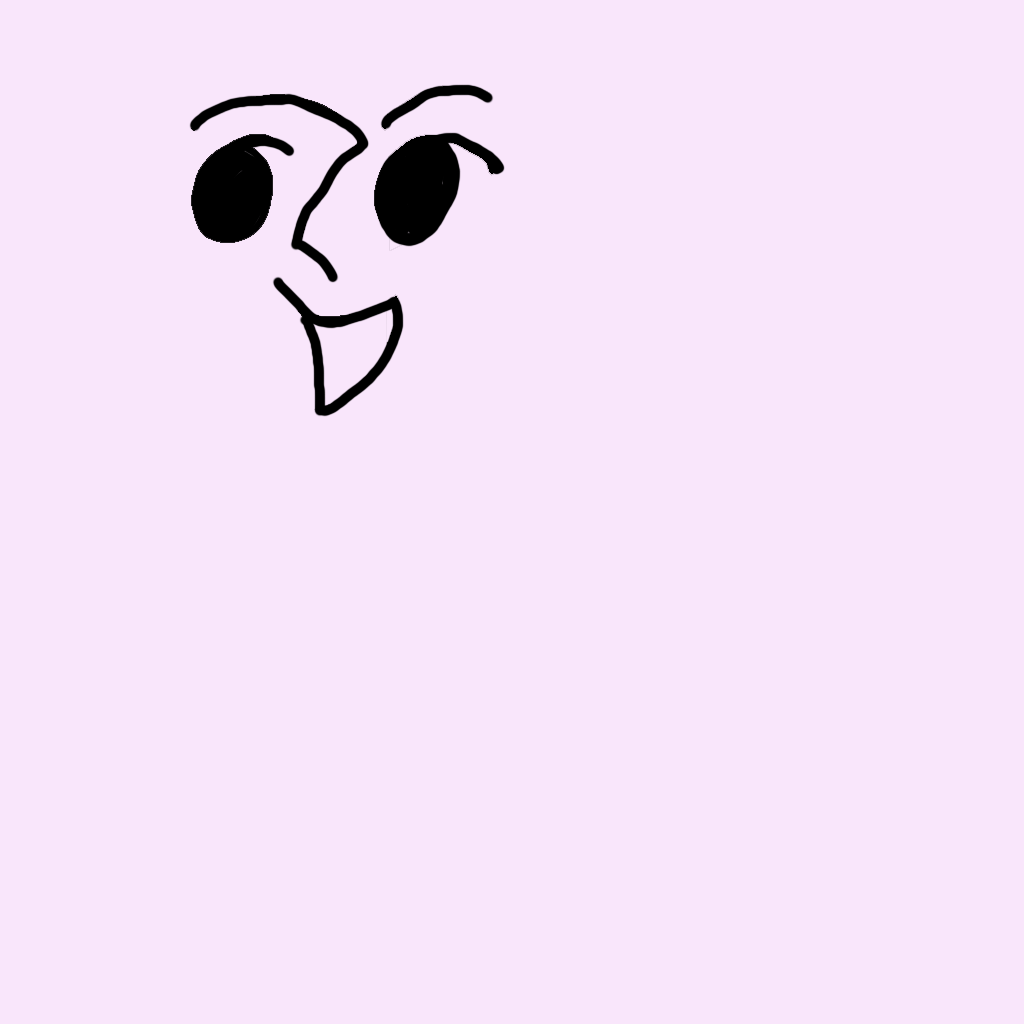
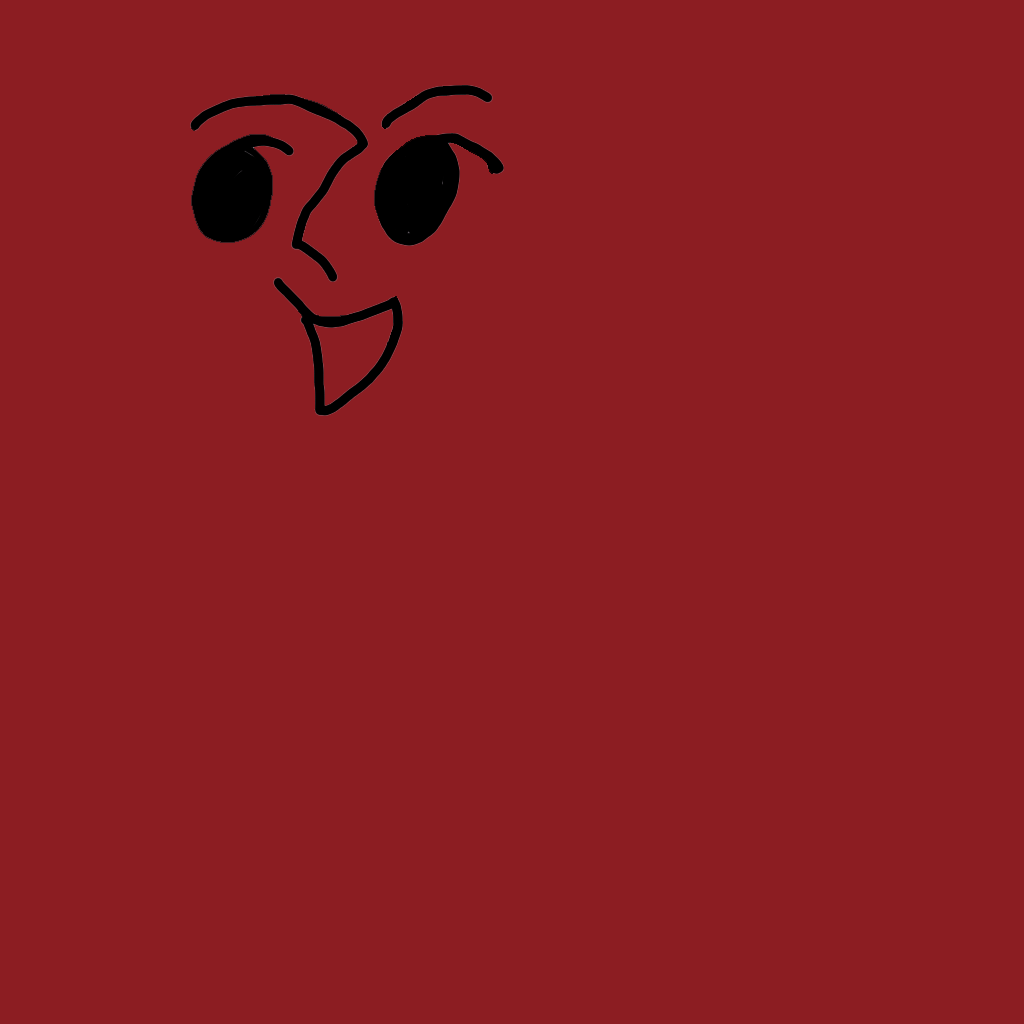
Comparing the layer stacks of the two 1024x1024 images. Changes:
painted on "レイヤー 3" over box(0, 0, 1024, 1024)
